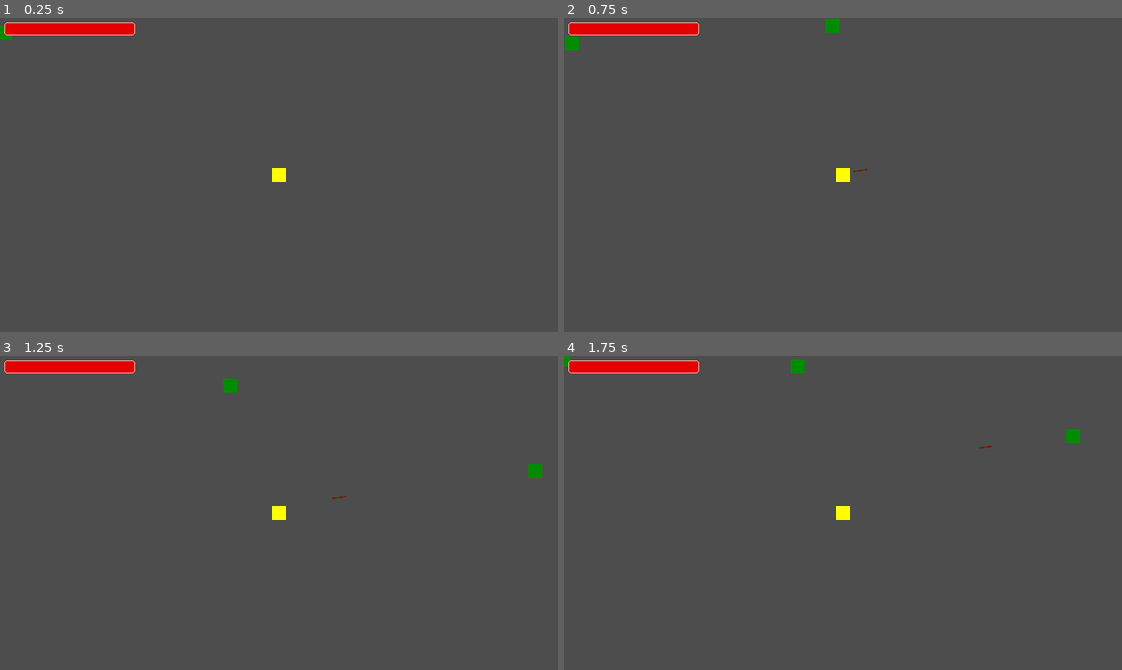
Above: before the commit, frames 1-4 (two rows, left to right).
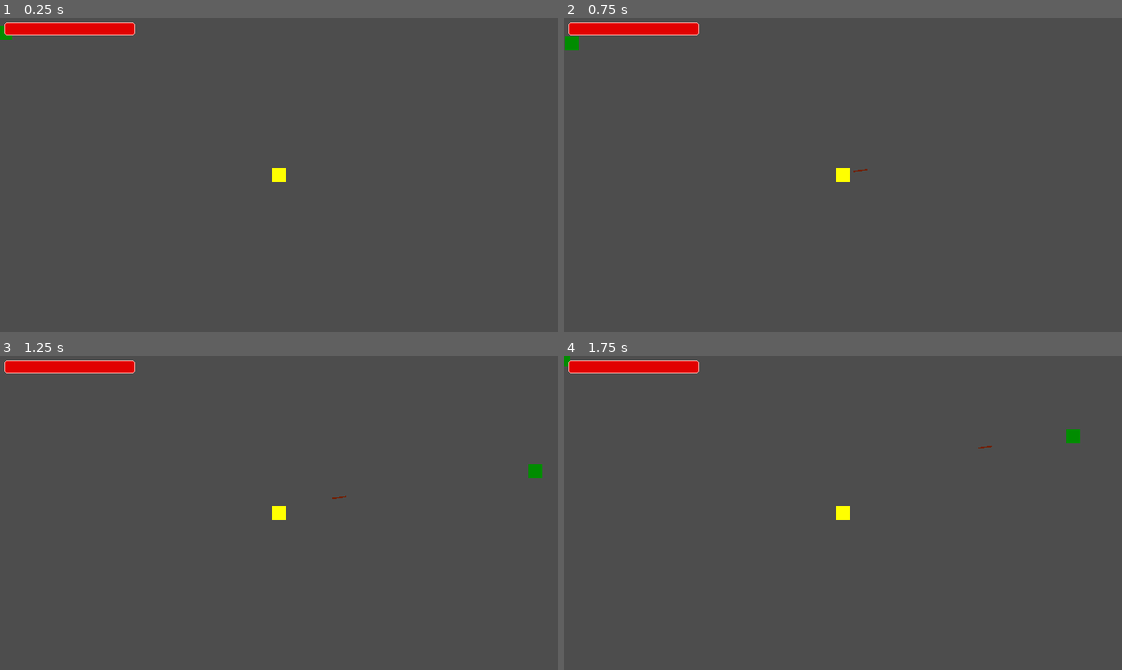
Above: after the commit, the same moments.

Repository: danilomacb/RAMter
Game: Godot game, scene res://Scenes/Game.tscn
Two runs of this game, one before a commit and one after it. Both use one fixed random seed, a clock stepped at 60 frames per second and the inputs below.
Inputs (mouse positions are in pixels of both pictures, inside the frame that each line leads up to):
- Up to frame 1 (0.25 s): no input
- Up to frame 2 (0.75 s): move the mouse to (965, 159) at 0.52 s; press the mouse at (965, 159) at 0.53 s; hold Right (MoveRight) from 0.53 s (still down)
- Up to frame 3 (1.25 s): keep holding Right (MoveRight)
- Up to frame 4 (1.75 s): move the mouse to (731, 528) at 1.27 s; release Right (MoveRight) at 1.28 s; release the mouse at (731, 528) at 1.28 s; hold Down (MoveDown) from 1.28 s (still down); click (731, 528) at 1.35 s

Frame 1 is identical in both runs. In frame 2, 0.1% of the frame differs, in the area x 46-50%, y 0-5%; in frame 3, 0.1%; in frame 4, 0.1%.

Commit message:
spawning arrows and exp on Game scene to delete on reload

Diff:
--- a/Scenes/Game.tscn
+++ b/Scenes/Game.tscn
@@ -1,9 +1,8 @@
-[gd_scene load_steps=9 format=3 uid="uid://b000ctuyaiuww"]
+[gd_scene load_steps=8 format=3 uid="uid://b000ctuyaiuww"]
 
 [ext_resource type="Texture2D" uid="uid://4ui5ascs6onu" path="res://Sprites/WhiteSquare.png" id="1_gk4jy"]
 [ext_resource type="PackedScene" uid="uid://vcwf3q5q6m5r" path="res://Prefabs/Player.tscn" id="2_e80ac"]
 [ext_resource type="Script" path="res://Scripts/EnemySpawnManager.gd" id="3_sp687"]
-[ext_resource type="PackedScene" uid="uid://c3yxdfot01oax" path="res://Prefabs/Enemy.tscn" id="4_8du3v"]
 [ext_resource type="Texture2D" uid="uid://dyvlk1rdm71e3" path="res://Sprites/HpBar.png" id="5_7o43d"]
 [ext_resource type="Texture2D" uid="uid://xqw8xchvvif4" path="res://Sprites/HpBarOver.png" id="6_2kjhh"]
 
@@ -22,13 +21,10 @@
 
 [node name="Player" parent="." instance=ExtResource("2_e80ac")]
 
-[node name="Node" type="Node" parent="."]
+[node name="EnemySpawnManager" type="Node" parent="."]
 script = ExtResource("3_sp687")
 
-[node name="Timer" type="Timer" parent="Node"]
-
-[node name="Enemy" parent="." instance=ExtResource("4_8du3v")]
-position = Vector2(8, -207)
+[node name="Timer" type="Timer" parent="EnemySpawnManager"]
 
 [node name="CanvasLayer" type="CanvasLayer" parent="."]
 
@@ -50,4 +46,4 @@
 tint_over = Color(0.988235, 0.639216, 0.607843, 1)
 tint_progress = Color(0.886275, 0, 0, 1)
 
-[connection signal="timeout" from="Node/Timer" to="Node" method="_on_timer_timeout"]
+[connection signal="timeout" from="EnemySpawnManager/Timer" to="EnemySpawnManager" method="_on_timer_timeout"]
--- a/Scripts/Hp.gd
+++ b/Scripts/Hp.gd
@@ -44,7 +44,7 @@
 	if hpType == HpType.Enemy:
 		var instantiatedExp = exp.instantiate()
 		instantiatedExp.global_position = get_parent().global_position
-		get_tree().root.add_child(instantiatedExp)
+		get_node("/root/Game").add_child(instantiatedExp)
 		get_parent().queue_free()
 
 func _on_timer_timeout():
--- a/Scripts/PlayerController.gd
+++ b/Scripts/PlayerController.gd
@@ -45,7 +45,7 @@
 
 		instantiatedArrow.direction = toMouse
 
-		get_tree().root.add_child(instantiatedArrow)
+		get_node("/root/Game").add_child(instantiatedArrow)
 
 func _on_timer_timeout():
 	canShoot = true
